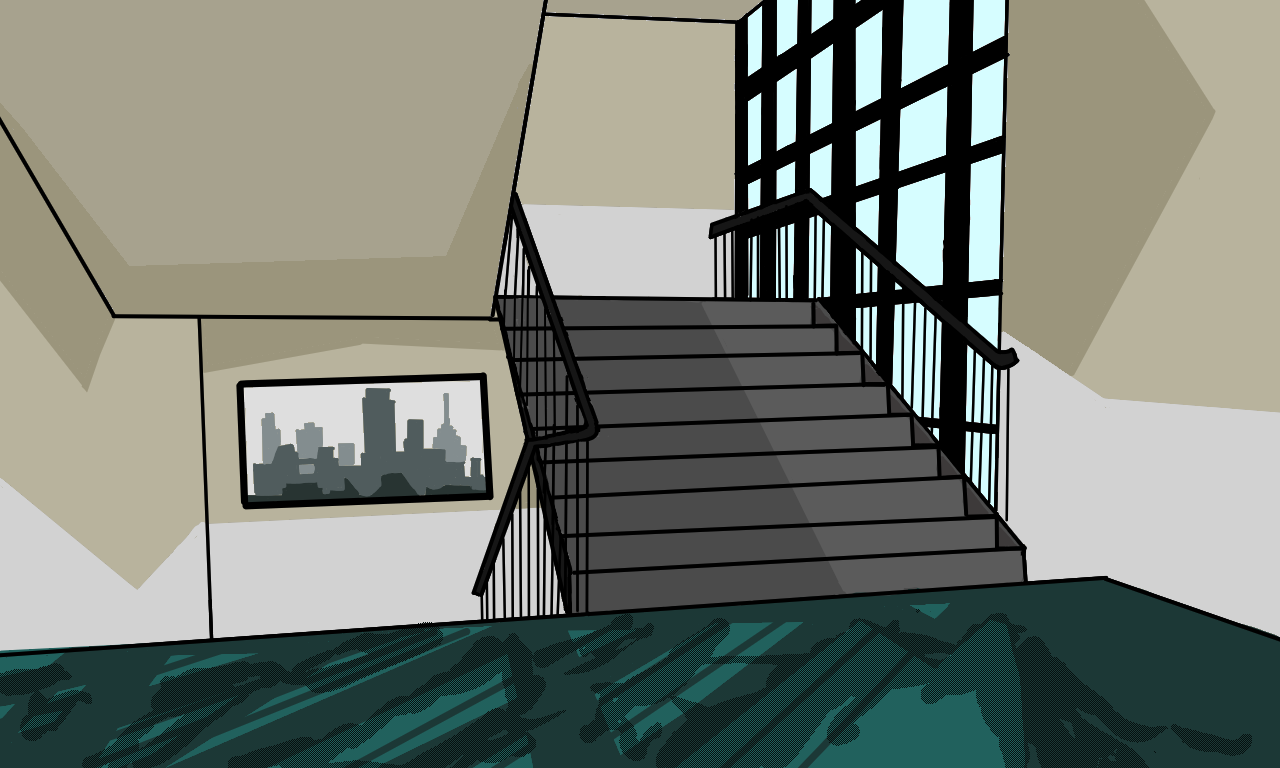
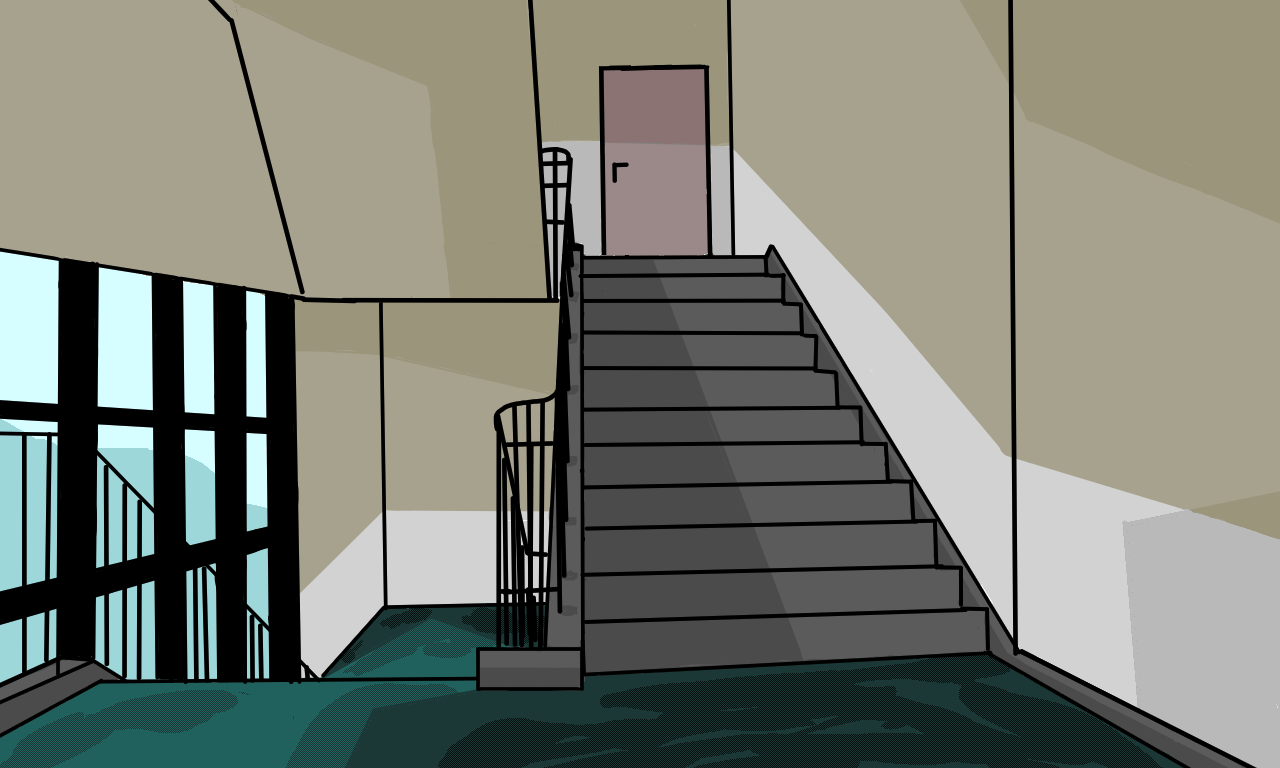
Layered file, before and after one edit (1280px x 768px). Changes by layer:
showed "Paint Layer 6" over [0, 0, 1280, 768]
showed "Paint Layer 7", painted on it over [0, 0, 1280, 768]
hid "Paint Layer 8", painted on it over [448, 256, 1088, 640]
hid "Paint Layer 3", painted on it over [0, 0, 1280, 768]
hid "Copy of Paint Layer 2 Merged", painted on it over [0, 0, 1280, 768]
